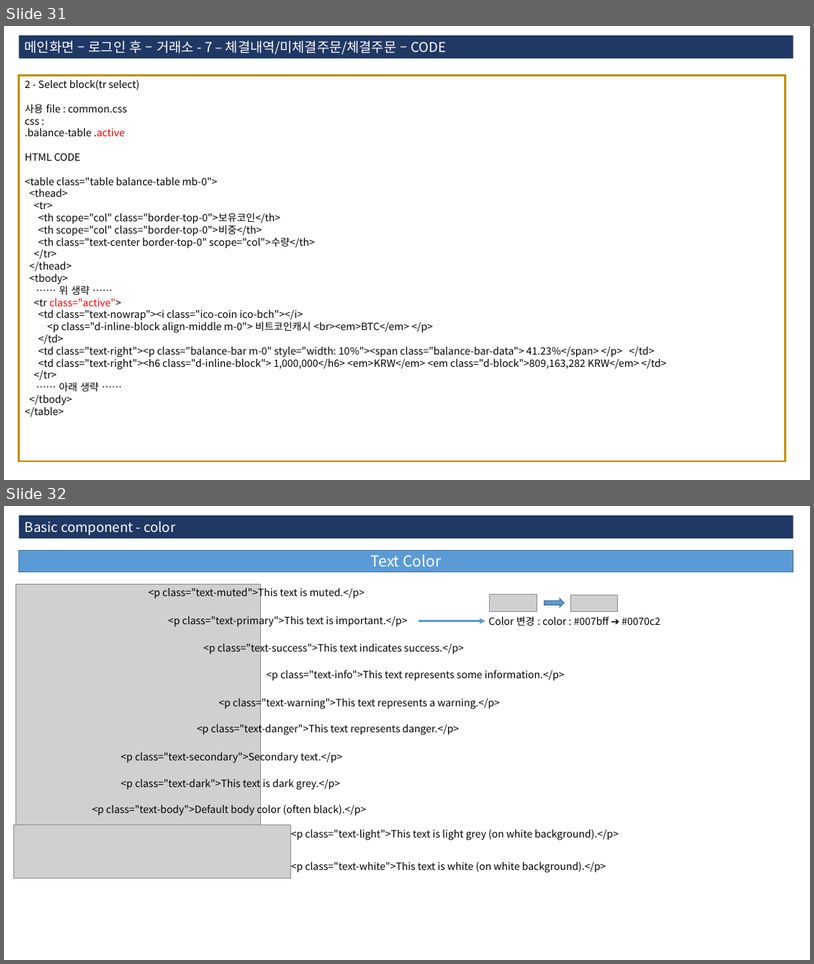
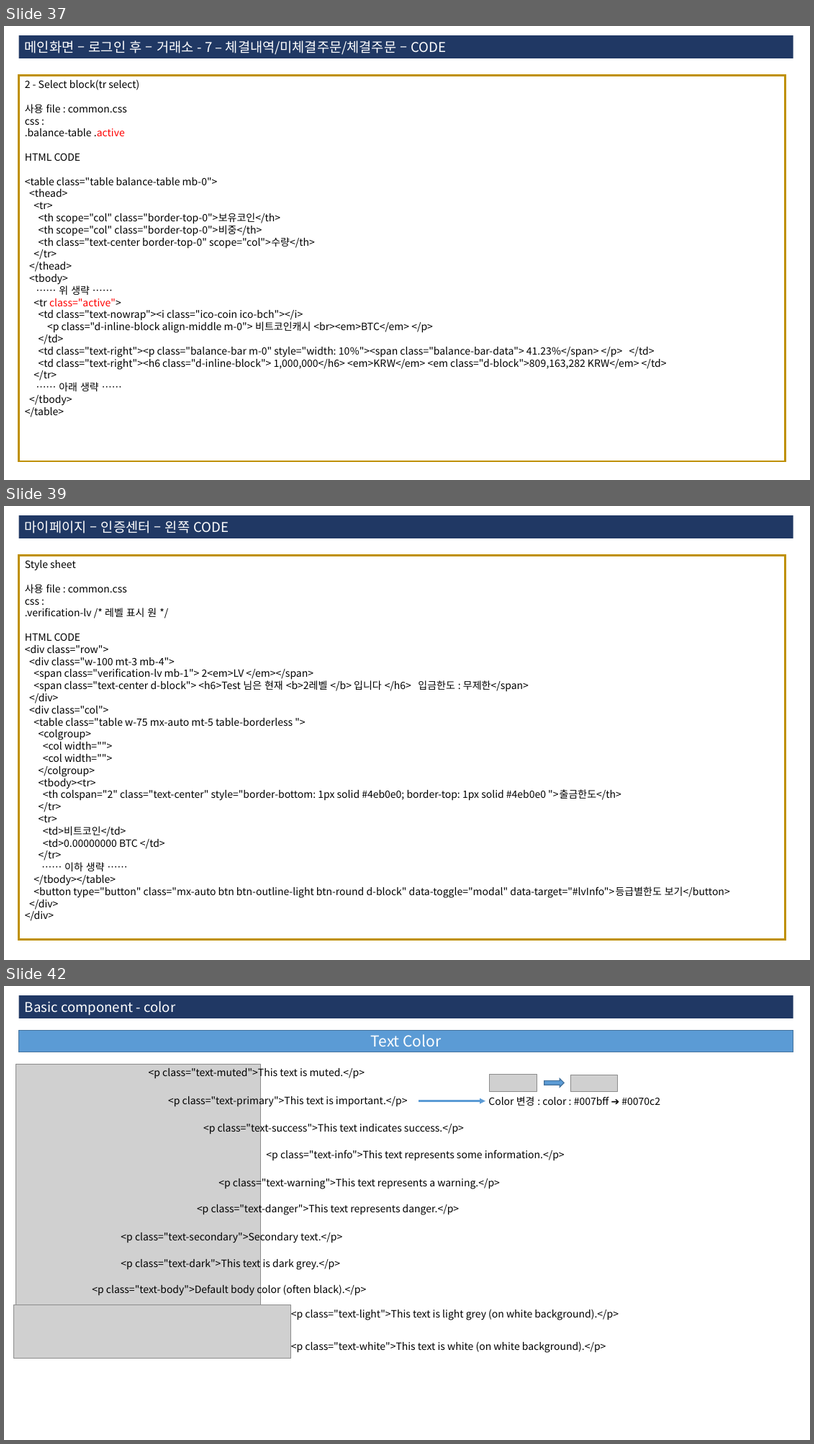
Before and after one commit to 3dwebart/html-publish, a slide deck: web/data/guide.pptx. Shown one above the other, each under a label of ours: slides 31 and 32 before the commit, slides 37, 39 and 42 after it; the slides between them are not shown. The pictures are 814x964 and 814x1444 pixels, drawn with LibreOffice and Linux fonts; fonts in the diff are those of the drawing; grey boxes stand for pictures. Boxes give left, top, right and bottom in pixels: in the first picture for what was removed or moved away, otherwise in the second. Text is boxed around its words. In the diff, an @@ line names an element or a change of style, - is before the commit and + after.

```diff
--- a/web/data/guide.pptx
+++ b/web/data/guide.pptx
@@ slide 39 added at (x1=4, y1=506, x2=810, y2=960), background #FFFFFF @@
@@ rectangle added at (x1=19, y1=515, x2=794, y2=538), fill #203864, 16 pt, text #FFFFFF @@
+마이페이지 – 인증센터 – 왼쪽 CODE
@@ rectangle added at (x1=19, y1=556, x2=786, y2=939), fill #FFFFFF, outline #BF9000 2.25 pt, 12 pt, text #000000 @@
+Style sheet
+사용 file : common.css
+css :
+.verification-lv /* 레벨 표시 원 */
+HTML CODE
+<div class="row">
+<div class="w-100 mt-3 mb-4">
+<span class="verification-lv mb-1"> 2<em>LV </em></span>
+<span class="text-center d-block"> <h6>Test 님은 현재 <b>2레벨 </b> 입니다 </h6> 입금한도 : 무제한</span>
+</div>
+<div class="col">
+<table class="table w-75 mx-auto mt-5 table-borderless ">
+<colgroup>
+<col width="">
+<col width="">
+</colgroup>
+<tbody><tr>
+<th colspan="2" class="text-center" style="border-bottom: 1px solid #4eb0e0; border-top: 1px solid #4eb0e0 ">출금한도</th>
+</tr>
+<tr>
+<td>비트코인</td>
+<td>0.00000000 BTC </td>
+</tr>
+…… 이하 생략 ……
+</tbody></table>
+<button type="button" class="mx-auto btn btn-outline-light btn-round d-block" data-toggle="modal" data-target="#lvInfo">등급별한도 보기</button>
+</div>
+</div>
@@ what was slide 31 is now slide 37 @@
@@ what was slide 32 is now slide 42 @@
```
Also in this commit, not shown: 8 slides changed, 10 other slides added, 3 other files.
